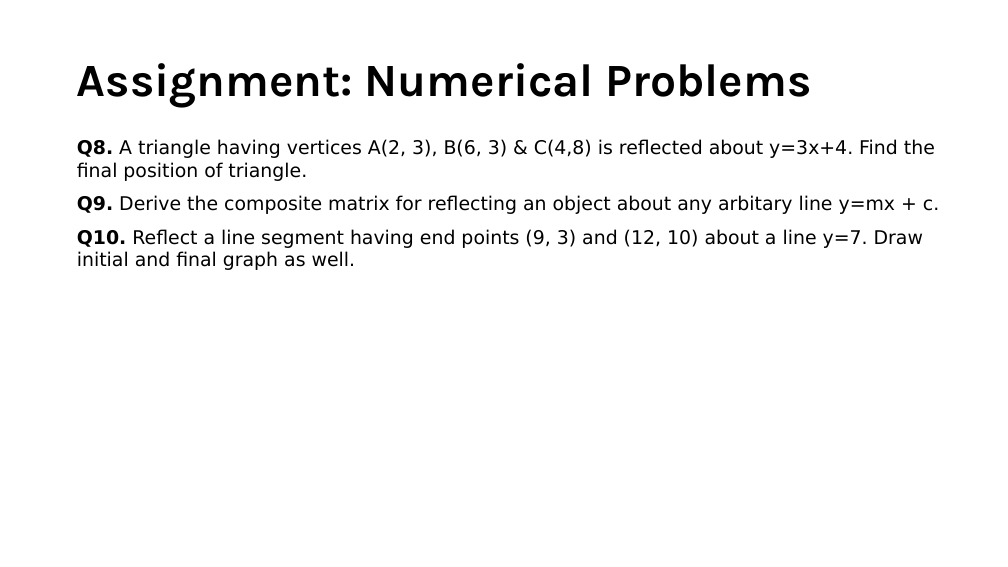
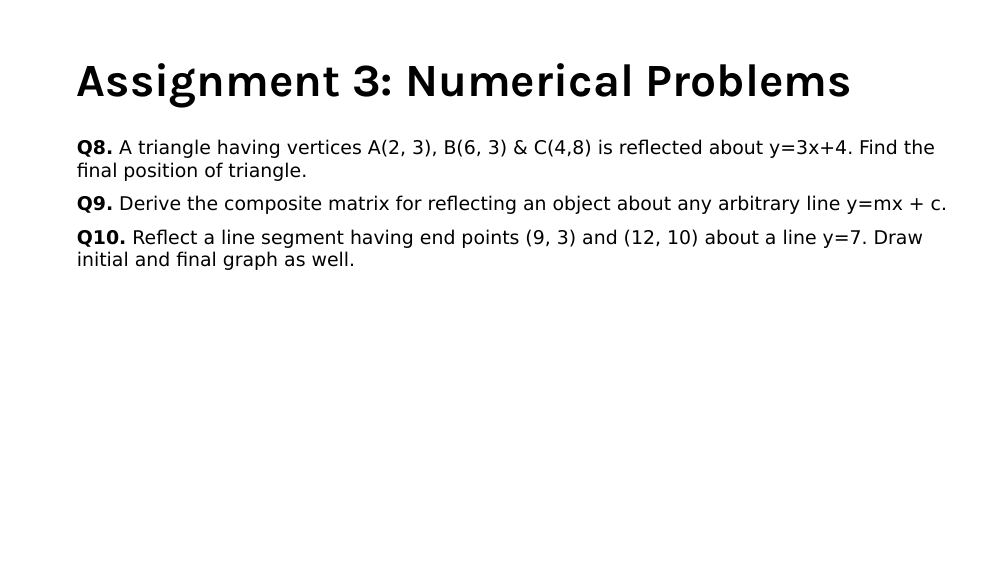
Before and after one commit to YatruHHM/Computer-Graphics-Slides-CSIT, a slide deck: slide 78 of Unit 3 Two-Dimensional Geometric Transformations.pptx. Drawn at 1008x567 pixels with LibreOffice and Linux fonts; fonts in the diff are those of the drawing. Boxes give left, top, right and bottom in pixels: in the first picture for what was removed or moved away, otherwise in the second. Text is boxed around its words. In the diff, an @@ line names an element or a change of style, - is before the commit and + after.

```diff
--- a/Unit 3 Two-Dimensional Geometric Transformations.pptx
+++ b/Unit 3 Two-Dimensional Geometric Transformations.pptx
@@ title at (77,63,852,107): text changed @@
-Assignment: Numerical Problems
+Assignment 3: Numerical Problems
@@ text at (77,195,947,214): text changed @@
-Q9. Derive the composite matrix for reflecting an object about any arbitary line y=mx + c.
+Q9. Derive the composite matrix for reflecting an object about any arbitrary line y=mx + c.
```
Also in this commit, not shown: 20 other slides changed, 36 slides added, 1 slide removed.
